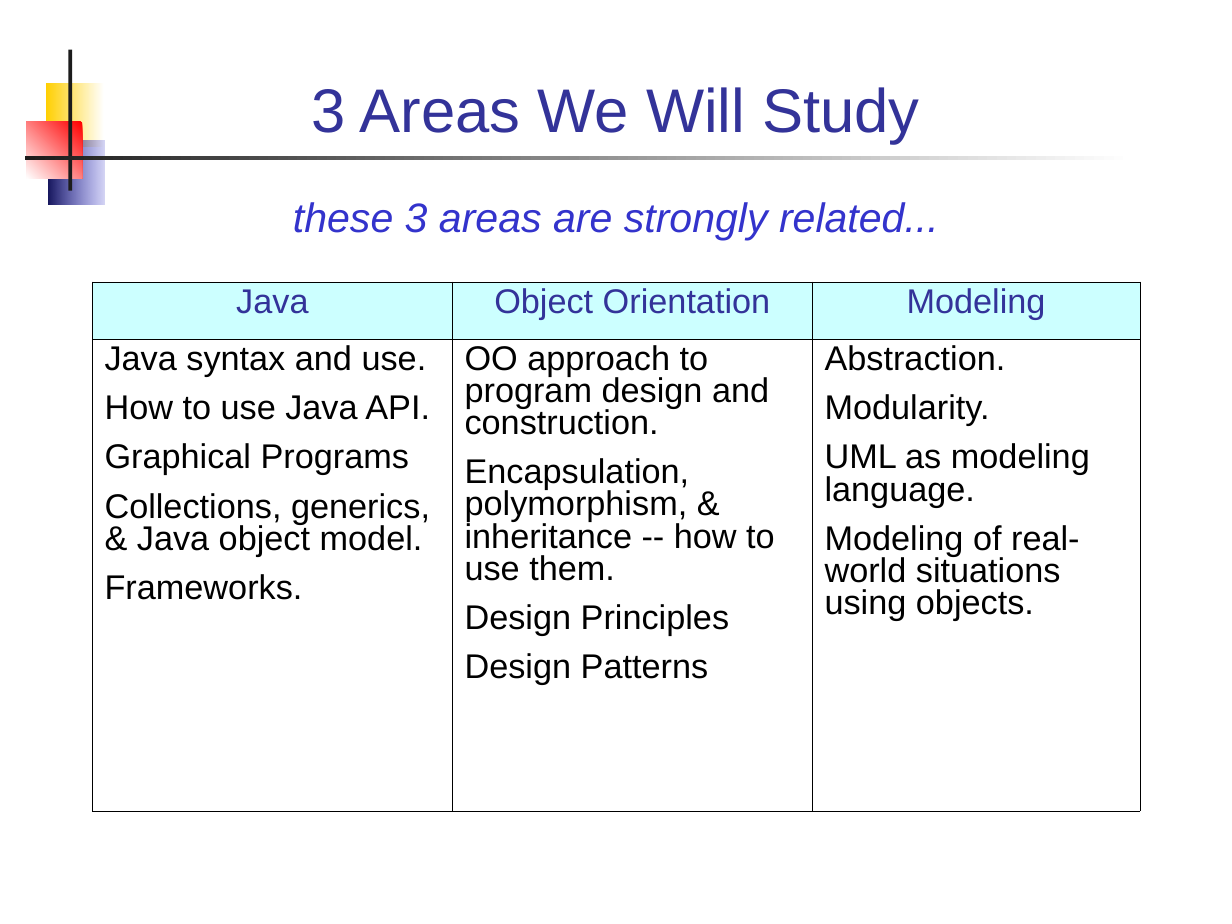
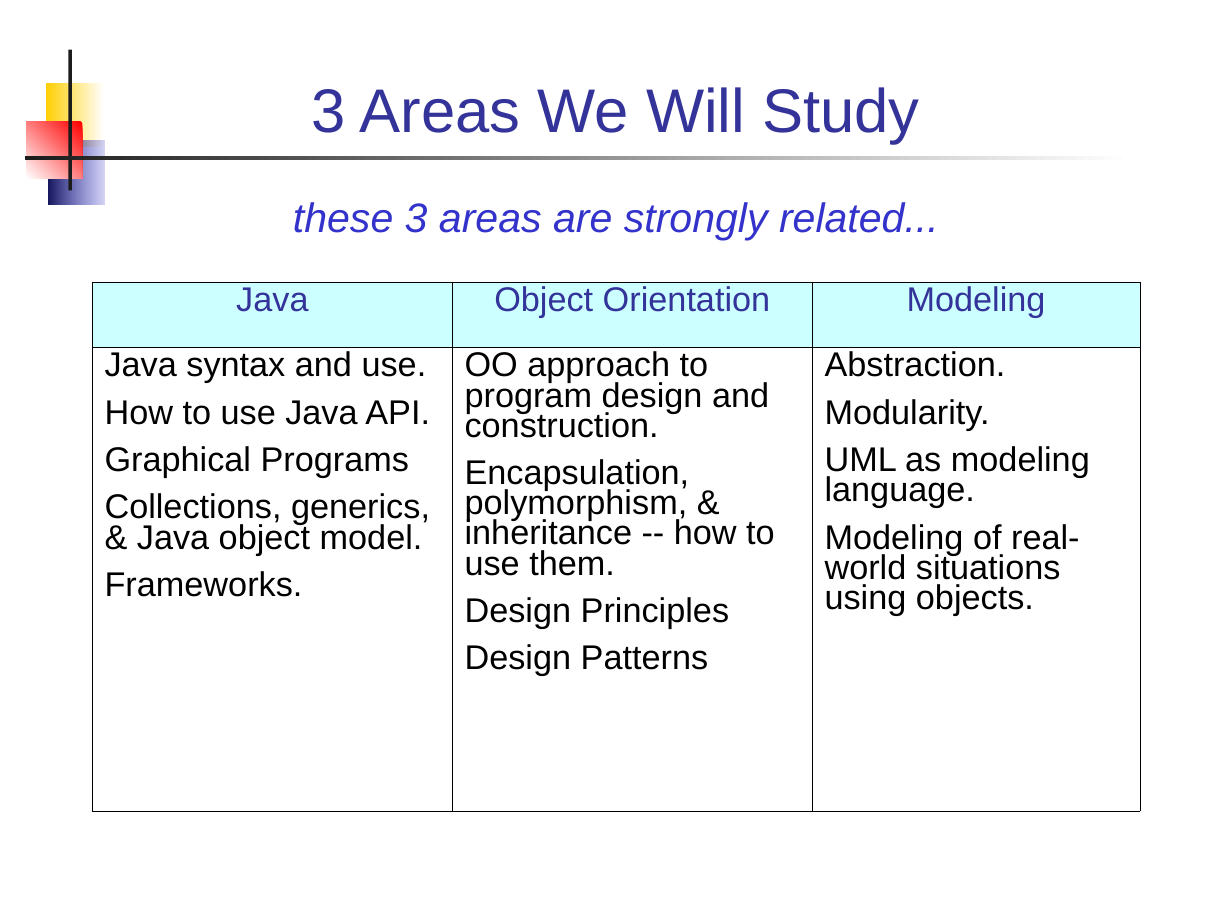
Before and after one commit to skeoop/skeoop.github.io, a slide deck: slide 4 of week1/0-Introduction-to-Course.ppt. Drawn at 1232x924 pixels with LibreOffice and Linux fonts; fonts in the diff are those of the drawing. Boxes give left, top, right and bottom in pixels: in the first picture for what was removed or moved away, otherwise in the second. Text is boxed around its words. In the diff, an @@ line names an element or a change of style, - is before the commit and + after.

```diff
--- a/week1/0-Introduction-to-Course.ppt
+++ b/week1/0-Introduction-to-Course.ppt
@@ table at [92, 282, 1140, 811] @@
@@ line spacing 0.84 to 0.79 @@
@@ borders changed @@
```
Also in this commit, not shown: 1 other slide changed, 1 other file.
